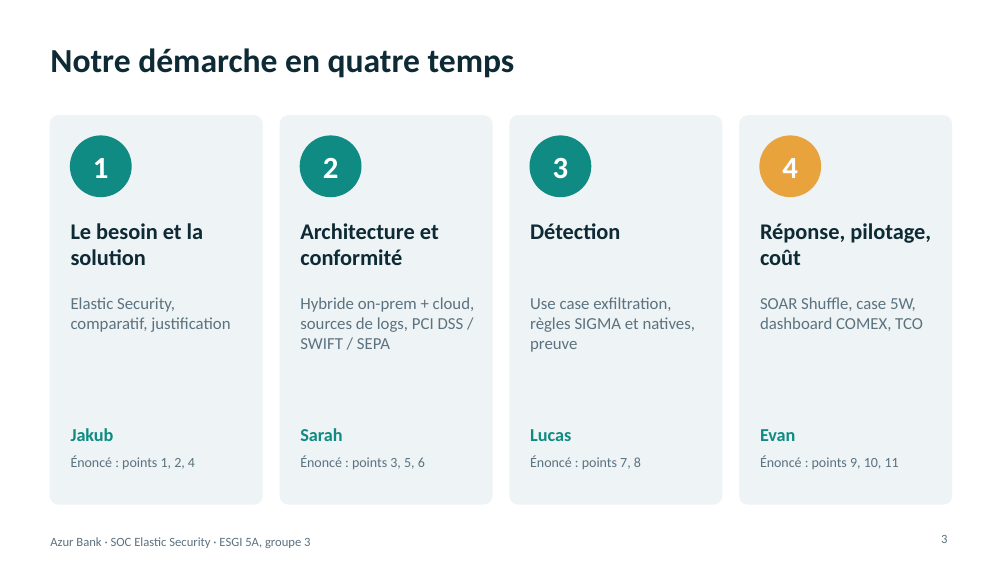
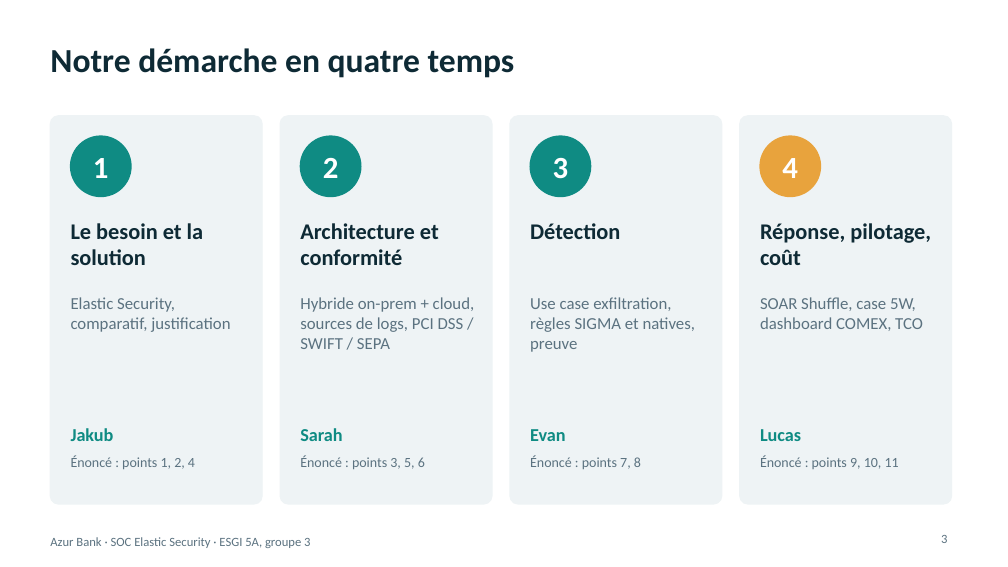
Before and after one commit to Jacob-dot-bit/soc-azur-bank-elastic, a slide deck: slide 3 of 05 - Soutenance (slides, dashboard, coût)/Soutenance_Azur_Bank_Elastic.odp. Drawn at 1008x567 pixels with LibreOffice and Linux fonts; fonts in the diff are those of the drawing. Boxes give left, top, right and bottom in pixels: in the first picture for what was removed or moved away, otherwise in the second. Text is boxed around its words. In the diff, an @@ line names an element or a change of style, - is before the commit and + after.

Commit message:
Soutenance : prénoms des orateurs (Jakub, Sarah, Evan, Lucas)

```diff
--- a/05 - Soutenance (slides, dashboard, coût)/Soutenance_Azur_Bank_Elastic.odp
+++ b/05 - Soutenance (slides, dashboard, coût)/Soutenance_Azur_Bank_Elastic.odp
@@ text at bbox=[530, 429, 565, 441]: text changed @@
-Lucas
+Evan
@@ text at bbox=[760, 429, 801, 441]: text changed @@
-Evan
+Lucas
```
Also in this commit, not shown: 3 other slides changed, 1 other file.
